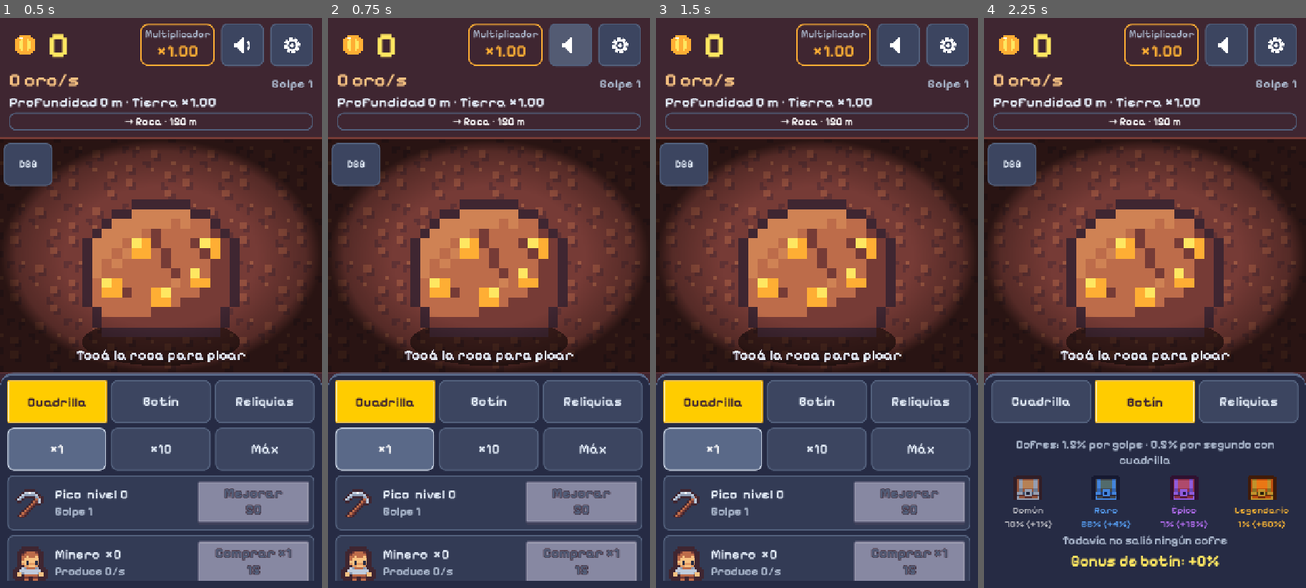
Above: before the commit, frames 1-4 (left to right).
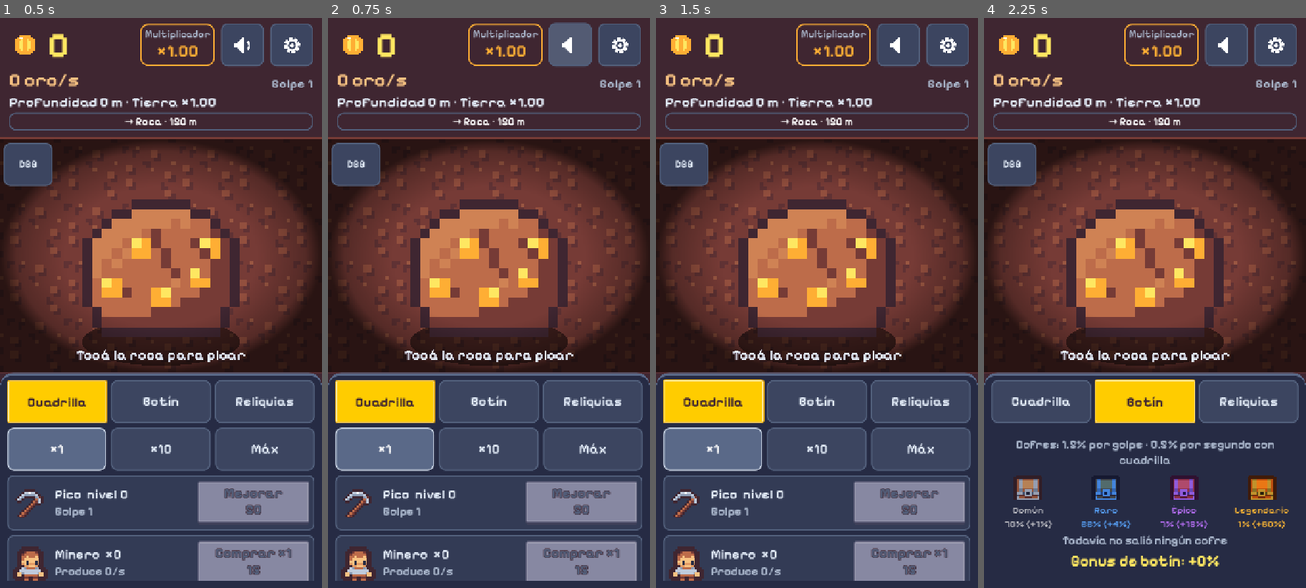
Above: after the commit, the same moments.

Repository: AgusCarretto/pozo-profundo
Game: Godot game, scene res://game/main.tscn
Two runs of this game, one before a commit and one after it. Both use one fixed random seed, a clock stepped at 60 frames per second and the inputs below.
Inputs (mouse positions are in pixels of both pictures, inside the frame that each line leads up to):
- Up to frame 1 (0.5 s): no input
- Up to frame 2 (0.75 s): click (569, 46) at 0.5 s
- Up to frame 3 (1.5 s): click "Cuadrilla" at 1.25 s
- Up to frame 4 (2.25 s): click "Botín" at 2 s

Frame 1 is identical in both runs. In frame 2, less than 0.1% of the frame differs, in the area x 68-82%, y 0-9%; in frame 3, 0.3%, in the area x 2-34%, y 63-72%; in frame 4, 0.3%.

Commit message:
Los botones rebotan al tocarlos y la cuadrilla nueva aparece creciendo desde los pies
Co-Authored-By: Claude Opus 5.5 <noreply@anthropic.com>

Diff:
--- /dev/null
+++ b/game/juice.gd
@@ -0,0 +1,42 @@
+extends RefCounted
+## Efectos chicos de la interfaz que se reusan en varios lugares.
+##
+## Todos usan escala con pivote (no tamaño ni posición): no cambian el layout, así que se pueden usar con
+## controles que viven dentro de contenedores.
+
+## Un botón tocado se hunde un poco y vuelve con un rebote.
+const BOUNCE_SQUEEZE: Vector2 = Vector2(0.88, 0.88)
+const BOUNCE_IN_TIME: float = 0.06
+const BOUNCE_OUT_TIME: float = 0.24
+## Algo que aparece (un minero nuevo) crece desde `pivot` con un rebote.
+const POP_START: Vector2 = Vector2(0.2, 0.2)
+const POP_TIME: float = 0.38
+
+const _TWEEN_META: StringName = &"juice_tween"
+
+
+## El control se hunde desde su centro y vuelve a su tamaño con un rebote.
+static func bounce(control: Control) -> void:
+	control.pivot_offset = control.size * 0.5
+	var tween: Tween = _restart(control)
+	tween.tween_property(control, "scale", BOUNCE_SQUEEZE, BOUNCE_IN_TIME).set_trans(Tween.TRANS_QUAD).set_ease(Tween.EASE_OUT)
+	tween.tween_property(control, "scale", Vector2.ONE, BOUNCE_OUT_TIME).set_trans(Tween.TRANS_BACK).set_ease(Tween.EASE_OUT)
+
+
+## El control aparece creciendo desde `pivot` (en coordenadas del control: los pies de un minero).
+static func pop_in(control: Control, pivot: Vector2) -> void:
+	control.pivot_offset = pivot
+	control.scale = POP_START
+	var tween: Tween = _restart(control)
+	tween.tween_property(control, "scale", Vector2.ONE, POP_TIME).set_trans(Tween.TRANS_BACK).set_ease(Tween.EASE_OUT)
+
+
+## Corta el efecto que el control tuviera a medias y arranca uno nuevo (dos rebotes no se pelean).
+static func _restart(control: Control) -> Tween:
+	if control.has_meta(_TWEEN_META):
+		var previous: Tween = control.get_meta(_TWEEN_META) as Tween
+		if previous != null and previous.is_valid():
+			previous.kill()
+	var tween: Tween = control.create_tween()
+	control.set_meta(_TWEEN_META, tween)
+	return tween
--- a/game/main.gd
+++ b/game/main.gd
@@ -13,6 +13,7 @@
 const MineView := preload("res://game/mine_view.gd")
 const NumberFormat := preload("res://core/number_format.gd")
 const OptionsPanel := preload("res://game/options_panel.gd")
+const Juice := preload("res://game/juice.gd")
 const PickRow := preload("res://game/pick_row.gd")
 const SoundCues := preload("res://game/sound_cues.gd")
 
@@ -76,6 +77,7 @@
 @onready var _tap_button: Button = %TapButton
 @onready var _hint_label: Label = %HintLabel
 @onready var _tab_buttons: Array[Button] = [%TabCrewButton, %TabLootButton, %TabRelicsButton]
+@onready var _mode_buttons: Array[Button] = [%Mode1Button, %Mode10Button, %ModeMaxButton]
 @onready var _pages: Array[Control] = [%CrewPage, %LootPage, %RelicsPage]
 @onready var _loot_box: VBoxContainer = %LootBox
 @onready var _loot_info_label: Label = %LootInfoLabel
@@ -138,7 +140,9 @@
 	# Opciones: encima del juego y del panel de debug, debajo del cartel.
 	_options = OptionsPanel.new()
 	add_child(_options)
-	_options_button.pressed.connect(_options.open)
+	_options_button.pressed.connect(func() -> void:
+		Juice.bounce(_options_button)
+		_options.open())
 	_sound_button.pressed.connect(_on_sound_pressed)
 	Settings.changed.connect(_apply_settings)
 	_apply_settings()
@@ -181,6 +185,7 @@
 
 ## Silencia todo o devuelve el sonido. El click suena solo al devolverlo (silenciado no suena nada).
 func _on_sound_pressed() -> void:
+	Juice.bounce(_sound_button)
 	Settings.muted = not Settings.muted
 	Audio.play_sfx("toggle")
 
@@ -196,6 +201,9 @@
 	if pressed:
 		if _built:
 			Audio.play_sfx("mode")
+			for button: Button in _mode_buttons:
+				if button.button_pressed:
+					Juice.bounce(button)
 		_mode = mode
 		_mark_dirty()
 
@@ -204,6 +212,7 @@
 	if pressed:
 		if _built:
 			Audio.play_sfx("tab")
+			Juice.bounce(_tab_buttons[tab])
 		_show_page(tab)
 
 
@@ -415,6 +424,7 @@
 
 ## Pide confirmación antes de volver a la superficie: se pierde casi toda la partida.
 func _on_prestige_pressed() -> void:
+	Juice.bounce(_prestige_button)
 	if not Economy.can_prestige():
 		return
 	var gain: int = Economy.prestige_relics()
--- a/game/mine_view.gd
+++ b/game/mine_view.gd
@@ -11,6 +11,7 @@
 
 const Palette := preload("res://game/palette.gd")
 const BiomePalette := preload("res://game/biome_palette.gd")
+const Juice := preload("res://game/juice.gd")
 
 const SPRITE_DIR: String = "res://assets/sprites/generated/"
 const DEFAULT_BIOME: String = "earth"
@@ -123,6 +124,8 @@
 var _chip_emitters: Array[CPUParticles2D] = []
 var _gem_emitters: Array[CPUParticles2D] = []
 var _next_chip: int = 0
+## Ya se mostró la cuadrilla una vez: desde ahora, lo que aparece aparece animado.
+var _crew_shown: bool = false
 var _next_gem: int = 0
 
 
@@ -313,12 +316,22 @@
 
 
 ## Muestra `miners` mineros (hasta MINER_COUNT) y, si se compraron, el taladro y el gólem.
+## Lo que aparece después de la primera vez (una compra) crece desde los pies; la primera vez (abrir el
+## juego con una partida guardada) se muestra quieto.
 func set_crew(miners: int, has_drill: bool, has_golem: bool) -> void:
 	for index: int in range(miner_sprites.size()):
-		miner_sprites[index].visible = index < miners
-	drill_sprite.visible = has_drill
-	golem_sprite.visible = has_golem
+		_show_member(miner_sprites[index], index < miners)
+	_show_member(drill_sprite, has_drill)
+	_show_member(golem_sprite, has_golem)
+	_crew_shown = true
 	queue_redraw()
+
+
+func _show_member(sprite: TextureRect, show: bool) -> void:
+	var appears: bool = show and not sprite.visible
+	sprite.visible = show
+	if appears and _crew_shown:
+		Juice.pop_in(sprite, sprite.size * Vector2(0.5, 1.0))
 
 
 ## Las sombras que se dibujan: una elipse ancha y chata a los pies de la roca y de cada sprite que se ve.
--- a/game/shop_row.gd
+++ b/game/shop_row.gd
@@ -4,6 +4,8 @@
 ## Es la base de GeneratorRow (un generador) y de PickRow (el pico): las dos filas se ven igual. Se arma por
 ## código (build) y se actualiza con show_offer. Verde = se puede comprar, gris = no alcanza (lo decide el
 ## tema según `disabled`). Los estilos salen del tema (ui/theme.tres).
+
+const Juice := preload("res://game/juice.gd")
 
 ## Alto mínimo de la fila (px de diseño): entra el botón de compra de 96 px con su margen.
 const ROW_MIN_HEIGHT: float = 124.0
@@ -60,6 +62,7 @@
 	button.size_flags_vertical = Control.SIZE_SHRINK_CENTER
 	button.focus_mode = Control.FOCUS_NONE
 	button.action_mode = BaseButton.ACTION_MODE_BUTTON_PRESS
+	button.pressed.connect(func() -> void: Juice.bounce(button))
 	box.add_child(button)
 
 
--- a/tests/juice_test.gd
+++ b/tests/juice_test.gd
@@ -30,6 +30,8 @@
 	await _test_shake()
 	await _test_reduce_effects()
 	await _test_particles()
+	await _test_buttons_bounce()
+	await _test_crew_pops_in()
 	_scene.get_parent().queue_free()
 	await process_frame
 	_settings.from_dict(_saved_settings)
@@ -248,3 +250,81 @@
 	_check(chips.all(func(e: CPUParticles2D) -> bool: return e.amount == full_amount), "y vuelven a ser todas")
 	(_scene.get_node("%MineView") as Node).call("show_biome", "earth")
 	await _wait(1.2)
+
+## Un control "rebota" si justo después de tocarlo está escalado (desde su centro) y al rato vuelve a 1,
+## sin moverse de lugar: la escala no cambia el layout.
+func _check_bounce(control: Control, label: String) -> void:
+	var rect: Rect2 = control.get_global_rect()
+	await process_frame
+	_check(not control.scale.is_equal_approx(Vector2.ONE), "%s rebota al tocarlo (%s)" % [label, str(control.scale)])
+	_check(control.pivot_offset.is_equal_approx(control.size * 0.5), "%s rebota desde su centro" % label)
+	await _wait(0.4)
+	_check(control.scale.is_equal_approx(Vector2.ONE), "%s vuelve a su tamaño" % label)
+	_check(control.get_global_rect().is_equal_approx(rect), "%s no se mueve de lugar" % label)
+
+
+func _test_buttons_bounce() -> void:
+	_section("Los botones rebotan")
+	_economy.reset()
+	_economy.gold = 1.0e6
+	await _wait(0.1)
+	var buy: Button = _scene.get_node("%GeneratorList").get_child(0).find_children("*", "Button", true, false)[0] as Button
+	buy.pressed.emit()
+	await _check_bounce(buy, "comprar")
+	var pick: Button = _scene.get_node("%PickRow").find_children("*", "Button", true, false)[0] as Button
+	pick.pressed.emit()
+	await _check_bounce(pick, "mejorar el pico")
+	var tab: Button = _scene.get_node("%TabLootButton") as Button
+	tab.button_pressed = true
+	await _check_bounce(tab, "una pestaña")
+	(_scene.get_node("%TabCrewButton") as Button).button_pressed = true
+	await _wait(0.4)
+	var mode: Button = _scene.get_node("%Mode10Button") as Button
+	mode.button_pressed = true
+	await _check_bounce(mode, "el modo ×10")
+	(_scene.get_node("%Mode1Button") as Button).button_pressed = true
+	await _wait(0.4)
+	var sound: Button = _scene.get_node("%SoundButton") as Button
+	sound.pressed.emit()
+	await _check_bounce(sound, "el silencio")
+	sound.pressed.emit()
+	await _wait(0.4)
+	_economy.reset()
+	await _wait(0.1)
+
+
+func _test_crew_pops_in() -> void:
+	_section("La cuadrilla nueva aparece animada")
+	var mine: Control = _mine()
+	var miners: Array = mine.get("miner_sprites")
+	var first: Control = miners[0]
+	_check(first.scale.is_equal_approx(Vector2.ONE), "al abrir el juego, la cuadrilla que ya había no aparece animada")
+	_economy.reset()
+	_economy.gold = 1000.0
+	await _wait(0.1)
+	var buy: Button = _scene.get_node("%GeneratorList").get_child(0).find_children("*", "Button", true, false)[0] as Button
+	buy.pressed.emit()
+	# main.gd refresca la mina en su _process, que corre después de process_frame: dos frames.
+	await process_frame
+	await process_frame
+	_check(first.visible, "comprar un minero lo muestra en la mina")
+	_check(first.scale.x < 1.0, "y aparece de a poco, creciendo (%s)" % str(first.scale))
+	_check(first.pivot_offset.is_equal_approx(first.size * Vector2(0.5, 1.0)), "desde los pies")
+	await _wait(0.6)
+	_check(first.scale.is_equal_approx(Vector2.ONE), "hasta su tamaño")
+	var drill: Control = mine.get("drill_sprite")
+	_economy.gold = 1000.0
+	var buy_drill: Button = _scene.get_node("%GeneratorList").get_child(1).find_children("*", "Button", true, false)[0] as Button
+	buy_drill.pressed.emit()
+	await process_frame
+	await process_frame
+	_check(drill.visible and drill.scale.x < 1.0, "el taladro también aparece animado")
+	await _wait(0.6)
+	# Una escena nueva con cuadrilla (una partida cargada) la muestra quieta.
+	_scene.get_parent().queue_free()
+	await process_frame
+	await _mount()
+	var reloaded: Array = _mine().get("miner_sprites")
+	_check((reloaded[0] as Control).visible and (reloaded[0] as Control).scale.is_equal_approx(Vector2.ONE), "una partida cargada muestra la cuadrilla quieta, sin animar")
+	_economy.reset()
+	await _wait(0.1)
Not shown, added: game/juice.gd.uid
